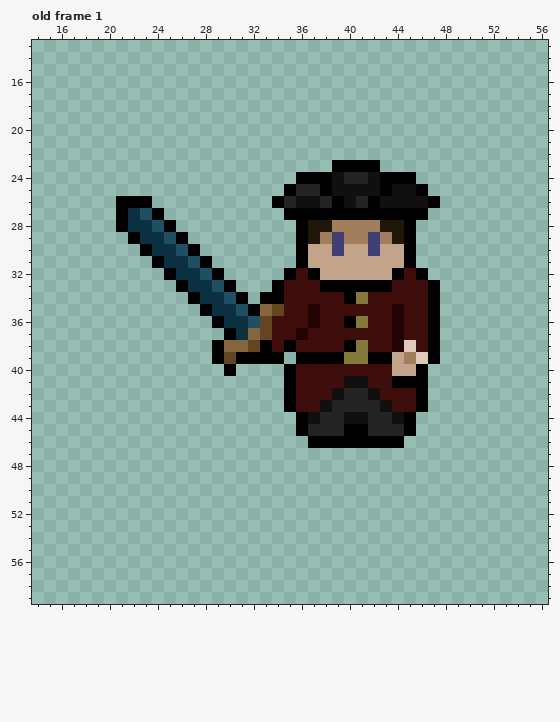
Pixel-art file, stored at art/highwayman/highwayman.ase. The picture above is the old version.
50x50 pixels, 1 frame. Shown: old frame 1: x 14..56, y 13..59. The old version is drawn lined up with the new one, on the new canvas. The commit also changed other frames, which this record leaves out.
And afterwards:
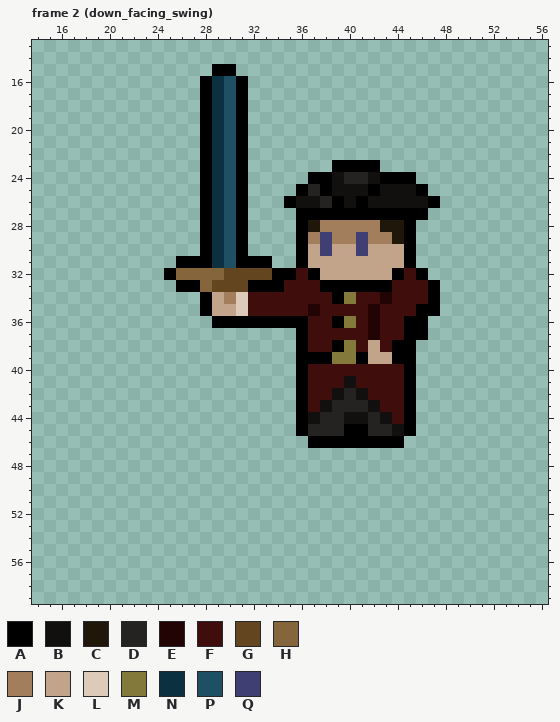
Palette (. is transparent): A #000000  B #12100f  C #1f180a  D #252322  E #210403  F #3f0d0b  G #63461f  H #85653b  J #a37e5d  K #c1a489  L #ddcab8  M #82793b  N #0b3141  P #1f4f63  Q #3f3f74
A new or re-ordered frame is compared with the old frame closest to it.
From the commit log: highwayman upswing animation improved
From old to new:
canvas 50x50 -> 70x70, the old top-left corner now at 10,10
frames 1 -> 12
Frame 2 (down_facing_swing) is new; against old frame 1:
y 15: x 29..30 .. -> AA
y 16..23: x 28..31 .... -> ANPA
y 24: x 28..31 .... -> ANPA; x 36 A -> .
y 25: x 28..31 .... -> ANPA; x 35..36 AD -> .A; x 42..43 BA -> AB
y 26: x 21..23 AAA -> ...; x 28..31 .... -> ANPA; x 34..35 AD -> .A; x 41..42 DA -> AB
y 27: x 21..24 ANPA -> ....; x 28..31 .... -> ANPA; x 35 A -> .
y 28: x 21..25 ANNPA -> .....; x 28..31 .... -> ANPA; x 38 C -> J
y 29: x 22..26 ANNPA -> .....; x 28..31 .... -> ANPA; x 37..39 CJQ -> JQJ; x 41..42 JQ -> QJ
y 30: x 23..31 ANNPA.... -> .....ANPA; x 38..39 KQ -> QK; x 41..42 KQ -> QK
y 31: x 24..27 ANNP -> ..AA; x 29..33 ..... -> NPAAA
y 32: x 26..34 NNPA..... -> HHHHGGGGA
y 33: x 27..33 NNPA... -> AHGGGAA
y 34: x 27..34 ANNPA.AA -> .AKJLFFF; x 39..41 FAM -> AMF; x 43 F -> E
y 35: x 29..34 NNPAHG -> KKLFFF; x 42 F -> E; x 44 E -> F; x 46 F -> A
y 36: x 30..37 NNPGFFFE -> AAAAAAAF; x 39..42 FAMF -> AMFE; x 44..47 EFFA -> FAA.
y 37: x 30..36 ANHGFFE -> ......A; x 42 F -> E; x 44..47 EFFA -> FAA.
y 38: x 29..36 AHHGAFAF -> .......A; x 39..42 FAMF -> AMFK; x 44..47 ELFA -> AA..
y 39: x 29..34 AGAAAA -> ......; x 39 A -> M; x 41..47 MAAKJLA -> AKKAA..
y 40: x 30 A -> .; x 35..36 AF -> .A; x 44..46 KKA -> FA.
y 41: x 35..36 AF -> .A; x 41 B -> F; x 44 A -> F; x 46 A -> .
y 42: x 35..36 AF -> .A; x 41..42 DB -> BF; x 45..46 FA -> A.
y 43: x 35..36 AF -> .A; x 42..43 DB -> BF; x 45..46 FA -> A.
y 44: x 43..44 DB -> BF
y 45: x 44 D -> B
